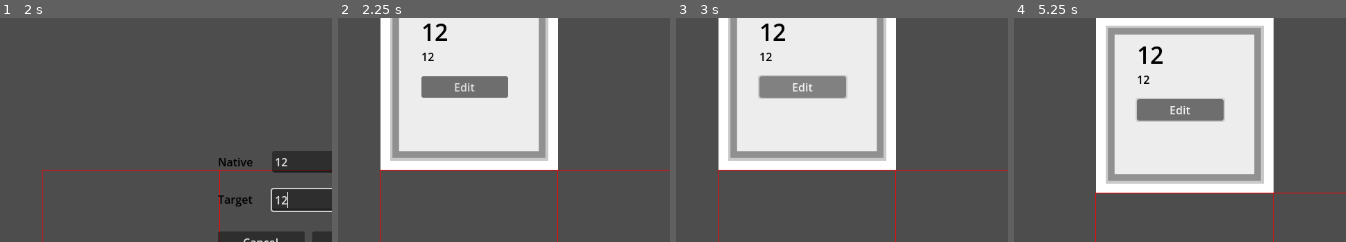
Above: before the commit, frames 1-4 (left to right).
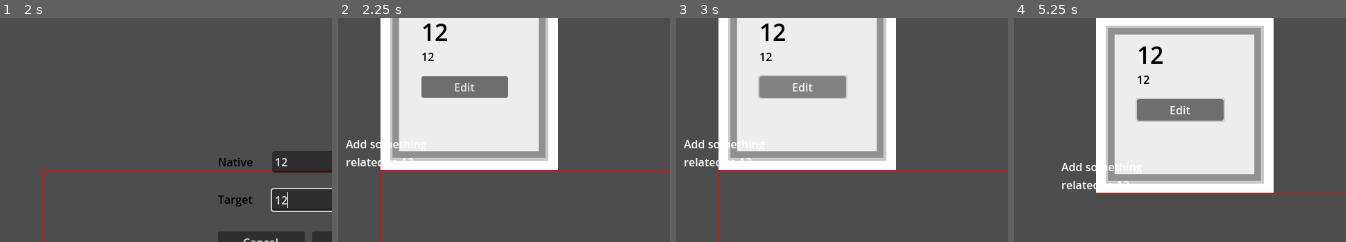
Above: after the commit, the same moments.

Repository: koljapluemer/vocab-city
Game: Godot game, scene res://scenes/main.tscn
Same seed, same stepped clock (60 frames per second), same inputs: the game is played once before the commit and once after it.
Inputs (mouse positions are % of the whole screen's width and height, from its top left):
- Up to frame 1 (2 s): tap Enter at 0.5 s; move the mouse to (66, 45) at 0.52 s; right-click (66, 45) at 0.6 s; click (66, 45) at 0.67 s; click (87, 48) at 1.27 s; type "12" at 1.35 s; click (87, 57) at 1.5 s; type "12" at 1.58 s
- Up to frame 2 (2.25 s): click "Confirm" at 2 s
- Up to frame 3 (3 s): click "Edit" at 2.75 s
- Up to frame 4 (5.25 s): click "Edit" at 3.5 s; click "Edit" at 4.25 s; tap Space at 5 s; drag from (16, 55) to (34, 70) at 5.02 s
The pictures show only the part of the screen within x 33-83%, y 16-66%; the shares and areas given below are measured in that part.

Frame 1 is identical in both runs. In frame 2, 0.5% of the frame differs, in the area x 2-23%, y 54-67%; in frame 3, 0.5%; in frame 4, 0.5%.

Commit message:
reintroduce (broken) prompts

Diff:
--- a/scenes/grid.gd
+++ b/scenes/grid.gd
@@ -53,12 +53,22 @@
 		grid[pos] = {}
 	grid[pos]["state"] = new_state
 	grid[pos]["objects"] = objects_to_add
-	grid[pos]["data"] = {
-		"native_word": objects_to_add[0].get_node("LabelNative").text,
-		"target_word": objects_to_add[0].get_node("LabelTarget").text,
-	}
+	if new_state == "vocab":
+		grid[pos]["data"] = {
+			"native_word": objects_to_add[0].get_node("LabelNative").text,
+			"target_word": objects_to_add[0].get_node("LabelTarget").text,
+		}
 	set_cell_background(pos)
 
+func delete_cell_at_grid_pos(pos):
+	if !grid.has(pos):
+		return
+	if grid[pos].has("bg_obj"):
+		grid[pos]["bg_obj"].queue_free()
+	if grid[pos].has("objects"):
+		for obj in grid[pos]["objects"]:
+			obj.queue_free()
+	grid.erase(pos)
 
 func set_cell_background(pos):
 	if !grid.has(pos):
@@ -133,6 +143,68 @@
 	add_child(ui_obj)
 
 	edit_cell(gridPos, "vocab", [ui_obj])
+	mark_neighbor_tiles(gridPos)
+
+func mark_neighbor_tiles(pos):
+	var neighbor_positions = [
+		Vector2(pos.x + 1, pos.y),
+		Vector2(pos.x - 1, pos.y),
+		Vector2(pos.x, pos.y + 1),
+		Vector2(pos.x, pos.y -1),
+	]
+	for p in neighbor_positions:
+		var words = analyze_neighbors(p)
+		if len(words) > 0:
+			var real_pos = grid_to_world(p)
+			var adjusted_pos = Vector2(real_pos.x -50, real_pos.y -50)
+			var prompt_string = "Add something related to "
+			var i = 0
+			for word in words:
+				if i > 0:
+					prompt_string += " and "
+				prompt_string += word
+				i += 1
+			print("prompt string:", prompt_string)
+			if p in grid:
+				var cell_content = grid[p]
+				print("cell content so far:", cell_content)
+				var generate_prompt_obj = false
+				# we want a new prompt cell if the cell is null
+				if !cell_content:
+					generate_prompt_obj = true
+				# also we want to overwrite shorter prompts
+				if "state" in cell_content:
+					if cell_content.state == "prompt":
+						print("cell: ", cell_content.objects[0])
+						if len(cell_content.objects[0].obj.text) < len(prompt_string):
+							delete_cell_at_grid_pos(p)
+							generate_prompt_obj = true
+
+
+				if generate_prompt_obj:
+					var prompt = prefabTilePrompt.instantiate()
+					prompt.position = adjusted_pos
+					prompt.text = prompt_string
+					add_child(prompt)
+				else:
+					print("type of existing obj ", cell_content.state)
+
+
+func analyze_neighbors(pos):
+	var neighboring_words = []
+	var positions_to_check = [
+		Vector2(pos.x + 1, pos.y),
+		Vector2(pos.x - 1, pos.y),
+		Vector2(pos.x, pos.y + 1),
+		Vector2(pos.x, pos.y -1),
+	]
+	for p in positions_to_check:
+		if p in grid:
+			if "state" in grid[p]:
+				if grid[p].state == "vocab":
+					var vocab = grid[p]
+					neighboring_words.append(vocab["data"].target_word)
+	return neighboring_words
 
 
 # Saving and Loading
--- a/scenes/prefabs/TilePrompt.tscn
+++ b/scenes/prefabs/TilePrompt.tscn
@@ -1,7 +1,9 @@
 [gd_scene format=3 uid="uid://ytya6ehnoqxs"]
 
 [node name="TilePrompt" type="Label"]
-offset_right = 156.0
-offset_bottom = 23.0
+offset_left = 72.0
+offset_top = 63.0
+offset_right = 228.0
+offset_bottom = 86.0
 text = "do something :("
 autowrap_mode = 3
